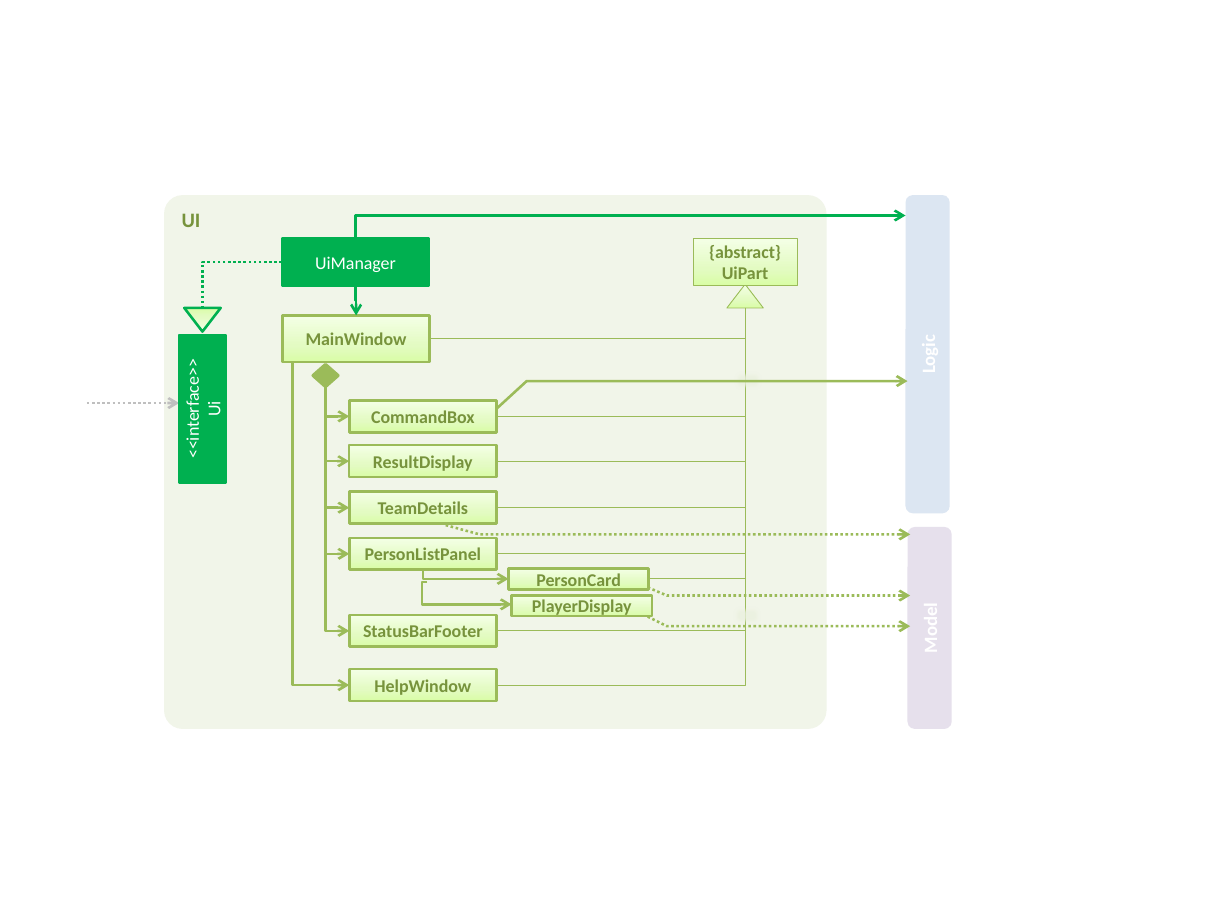
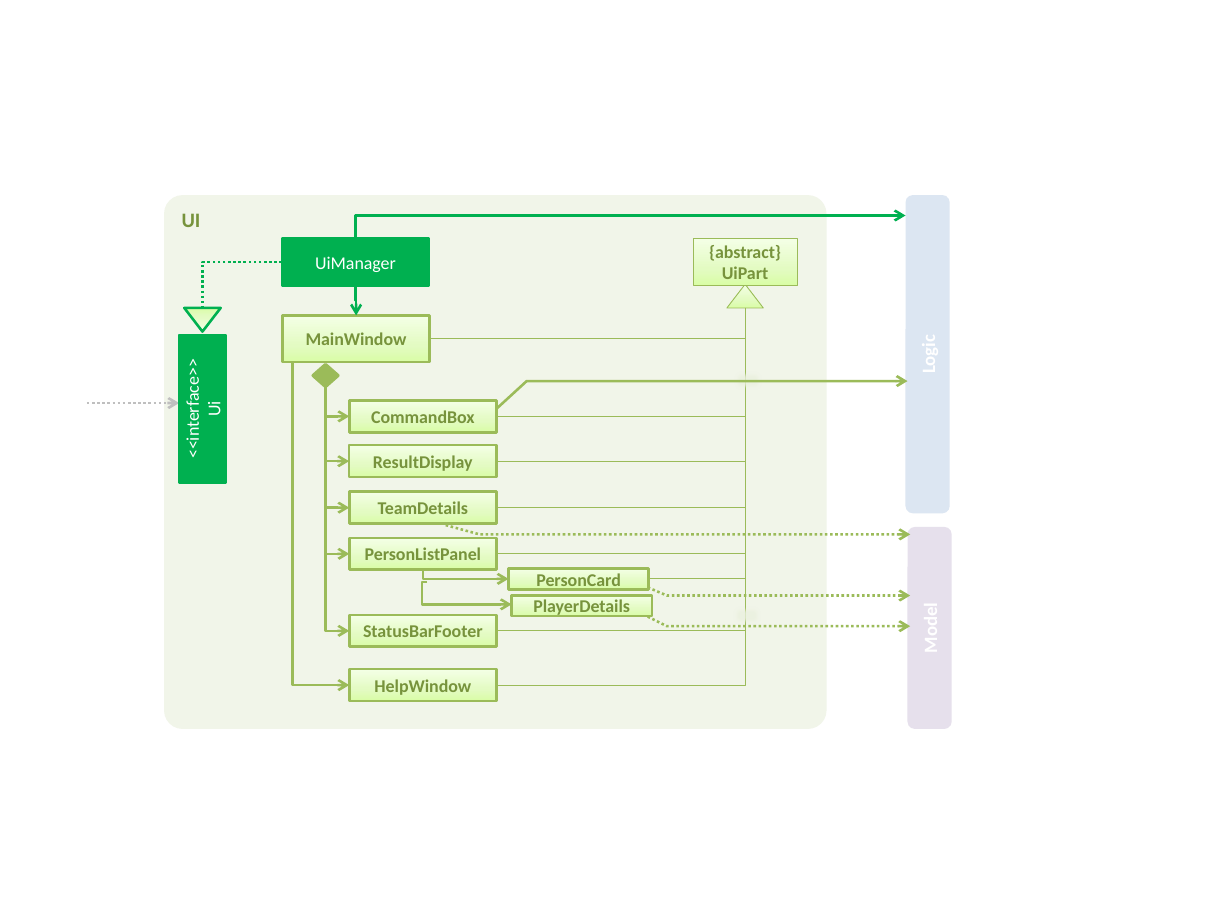
Before and after one commit to reposense/main, a slide deck: slide 1 of docs/diagrams/UiComponentClassDiagram.pptx. Drawn at 1232x924 pixels with LibreOffice and Linux fonts; fonts in the diff are those of the drawing. Boxes give left, top, right and bottom in pixels: in the first picture for what was removed or moved away, otherwise in the second. Text is boxed around its words. In the diff, an @@ line names an element or a change of style, - is before the commit and + after.

```diff
--- a/docs/diagrams/UiComponentClassDiagram.pptx
+++ b/docs/diagrams/UiComponentClassDiagram.pptx
@@ text in rectangle at box(533, 598, 630, 618): text changed @@
-PlayerDisplay
+PlayerDetails
```
Also in this commit, not shown: 2 other files.
